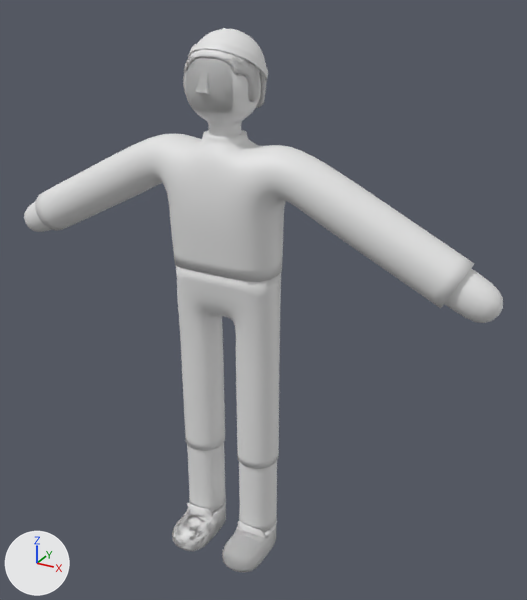
A saved change to the FBX model Assets/Personal/Todd/fuckincharacter.fbx.
Before and after are seen from a camera (50 mm lens) standing at (4.49, -7.27, 7.42) and looking at (0.38, 0.2, 3.68). Lighting does not change. The marker at lower left points along +X, +Y and +Z. Where no turn or scale is listed for an object, it has been applied to the vertices.

The older version as bpy lines, for what is in view:
```python
me_vert_004 = bpy.data.meshes.new('Vert.004')
me_vert_004.from_pydata(...)  # 1195 vertices, 1168 faces; spans x -0.69..0.69, y -0.39..0.34, z 0.39..4.19
me_vert_006 = bpy.data.meshes.new('Vert.006')
me_vert_006.from_pydata(...)  # 1134 vertices, 1096 faces; spans x -2.98..2.98, y -0.48..0.43, z 4.15..5.8
me_vert_008 = bpy.data.meshes.new('Vert.008')
me_vert_008.from_pydata(...)  # 1195 vertices, 1168 faces; spans x -0.7..0.7, y -0.41..0.35, z 0.39..4.19
me_vert_017 = bpy.data.meshes.new('Vert.017')
me_vert_017.from_pydata(...)  # 574 vertices, 532 faces; spans x -3.34..3.34, y -0.37..0.35, z 4.11..6.78
ob_body = bpy.data.objects.new('body', me_vert_017)
ob_body.location = (0.0, 0.0, 0.0)
ob_bottom_1 = bpy.data.objects.new('bottom-1', me_vert_004)
ob_bottom_1.location = (0.0, 0.0, 0.0)
ob_bottom_2 = bpy.data.objects.new('bottom-2', me_vert_008)
ob_bottom_2.location = (0.0, 0.0, 0.0)
ob_top_2 = bpy.data.objects.new('top-2', me_vert_006)
ob_top_2.location = (0.0, 0.0, 0.0)
# also in view: 'face-1' at (0.0, -0.38, 6.36); 'shoes-1' at (0.0, -0.26, 0.2); 'shoes-2' at (0.0, -0.26, 0.23); 'hathair-2' at (0.0, 0.08, 6.38)
```
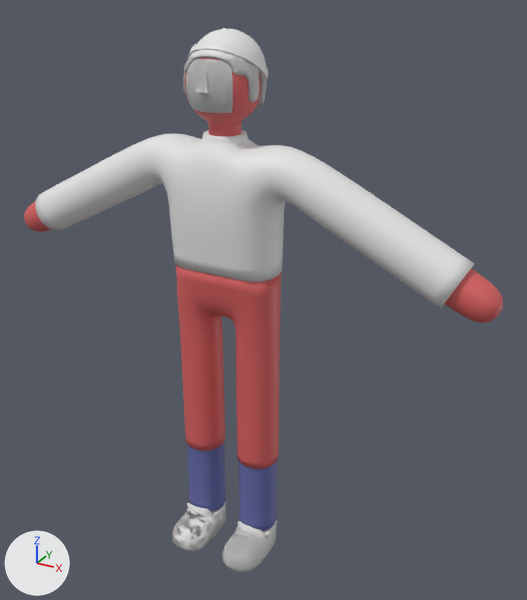
What the commit changed:
Material 'body' (mat_body) is new.
Its base color is (0.69, 0.117, 0.117) (red #d86060).
Material 'bottoms' (mat_bottoms) is new.
Its base color is (0.126, 0.143, 0.39) (blue #636aa8).
me_vert_008 has 1195 vertices, 1168 faces and spans x -0.7..0.7, y -0.41..0.35, z 0.39..4.19.
me_vert_008 now uses material mat_body (red #d86060).
me_vert_017 has 574 vertices, 532 faces and spans x -3.34..3.34, y -0.37..0.35, z 4.11..6.78.
me_vert_017 now uses material mat_body (red #d86060).
me_vert_004 has 1195 vertices, 1168 faces and spans x -0.69..0.69, y -0.39..0.34, z 0.39..4.19.
me_vert_004 now uses material mat_bottoms (blue #636aa8).

Where the change shows, as pixel boxes (x1, y1, x2, y2) in the pictures (527 x 600 px):
'bottom-2', recoloured
    both: (176, 265, 281, 469)
'bottom-1', recoloured (grey to blue)
    both: (187, 443, 277, 531)
'body', recoloured
    both: (24, 58, 503, 323)
